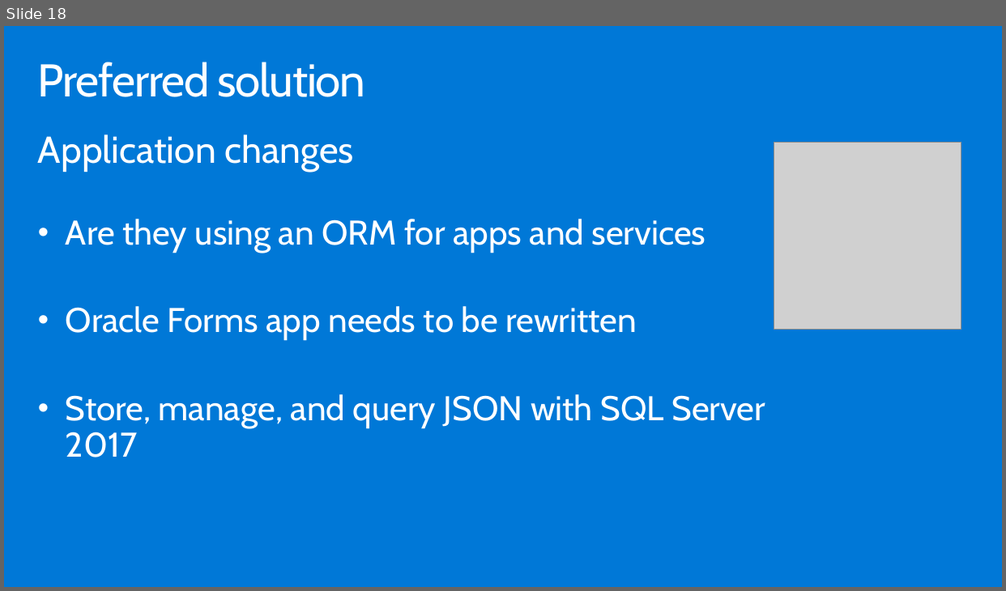
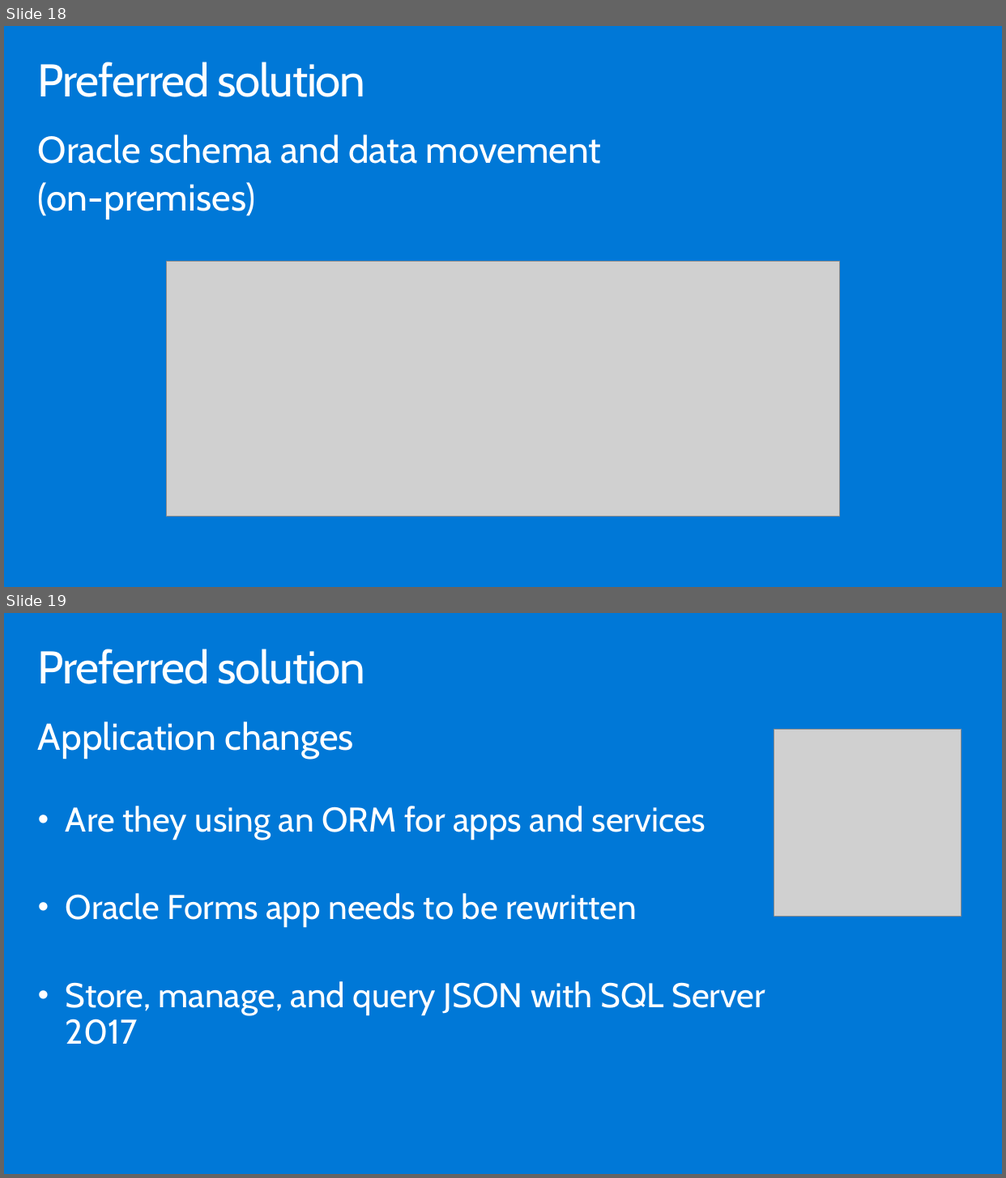
Before and after one commit to tejaswini972/MCW-Data-Platform-upgrade-and-migration, a slide deck: Whiteboard design session/WDS trainer presentation - Data platform upgrade and migration.pptx. Shown one above the other, each under a label of ours: slide 18 before the commit, slides 18 and 19 after it. The pictures are 1006x591 and 1006x1178 pixels, drawn with LibreOffice and Linux fonts; fonts in the diff are those of the drawing; grey boxes stand for pictures. Boxes give left, top, right and bottom in pixels: in the first picture for what was removed or moved away, otherwise in the second. Text is boxed around its words. In the diff, an @@ line names an element or a change of style, - is before the commit and + after.

Commit message:
Added slide covering data warehouse migration to Azure SQL DB.

```diff
--- a/Whiteboard design session/WDS trainer presentation - Data platform upgrade and migration.pptx
+++ b/Whiteboard design session/WDS trainer presentation - Data platform upgrade and migration.pptx
@@ slide 18 added at (4,26,1002,587), background #0078D7 @@
@@ title added at (38,62,366,97), 44.1 pt, text #FFFFFF @@
+Preferred solution
@@ text added at (38,135,602,220), 36 pt, text #FFFFFF @@
+Oracle schema and data movement
+(on-premises)
@@ picture added at (167,262,839,517) @@
@@ what was slide 18 is now slide 19 @@
```
Also in this commit, not shown: 1 slide changed.
